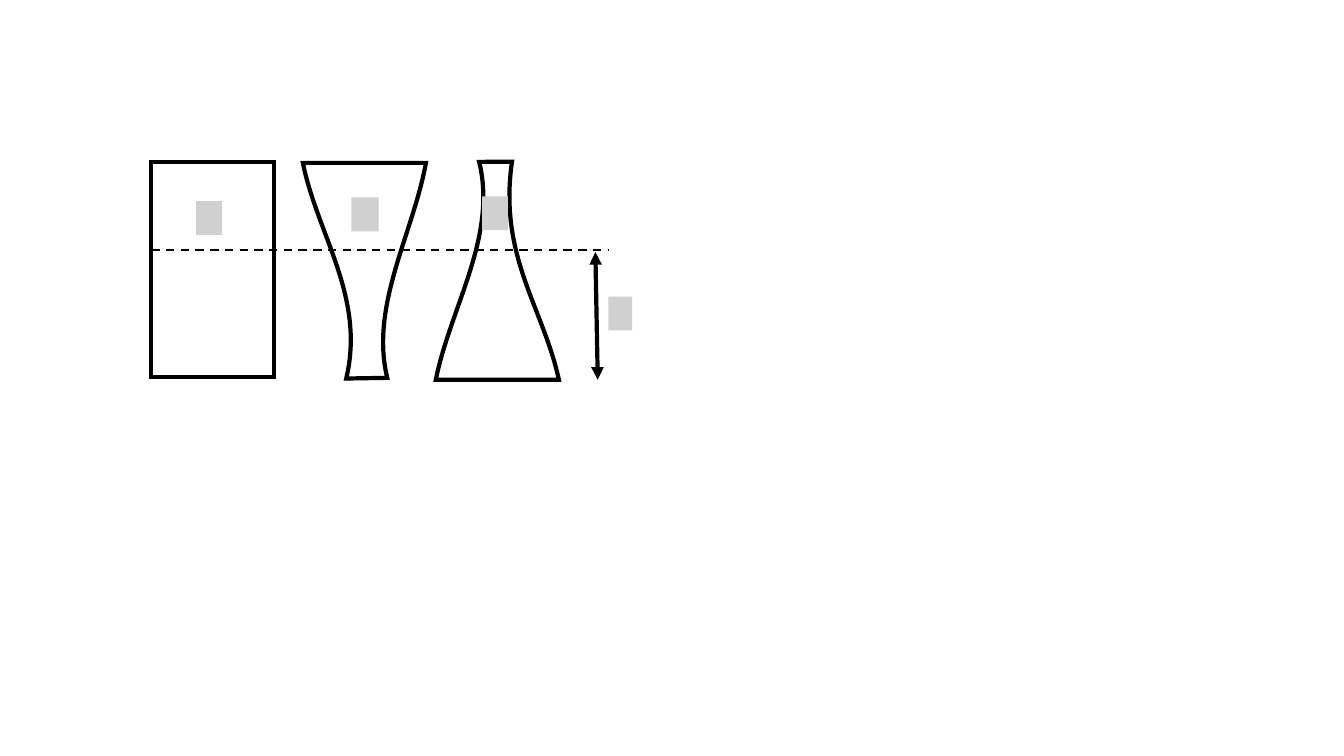
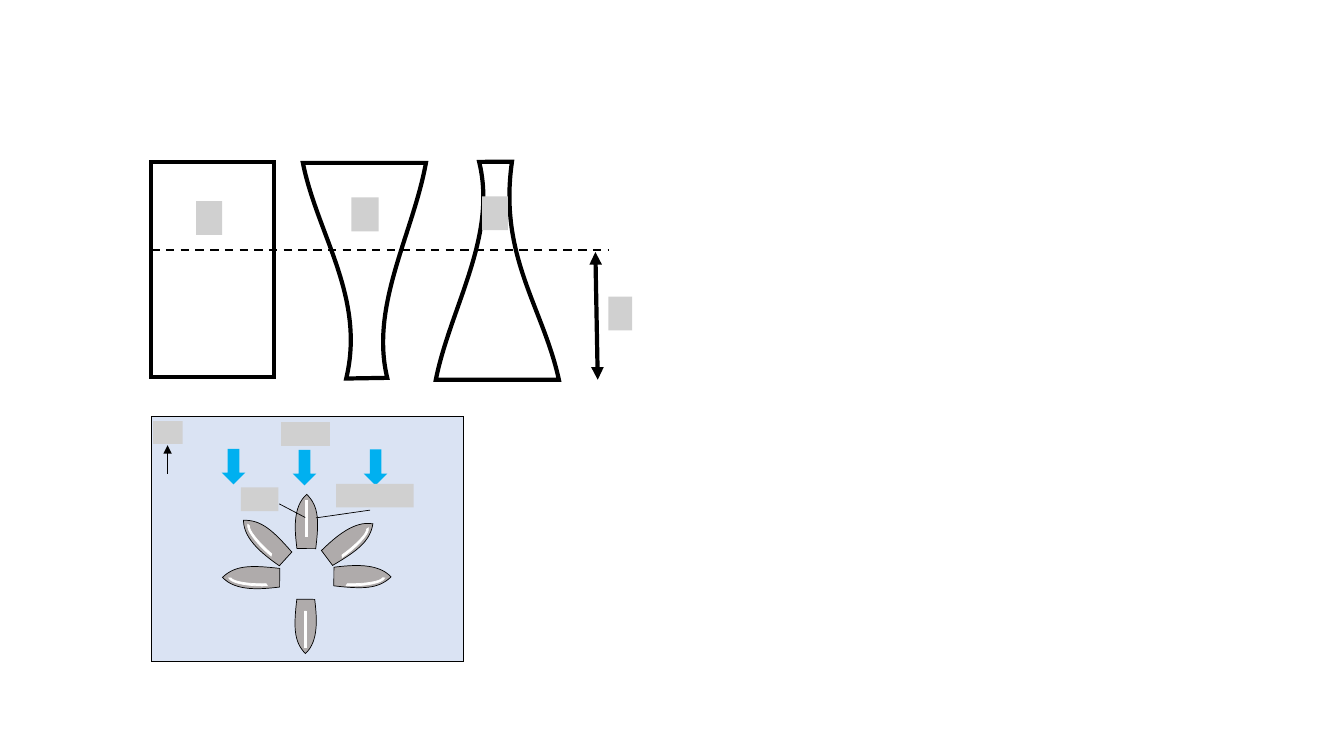
Before and after one commit to OSTP/PhysicsArtofModelling, a slide deck: slide 3 of tex/figures/FluidMechanics/Figures.pptx. Drawn at 1344x756 pixels with LibreOffice and Linux fonts; fonts in the diff are those of the drawing; grey boxes stand for pictures. Boxes give left, top, right and bottom in pixels: in the first picture for what was removed or moved away, otherwise in the second. Text is boxed around its words. In the diff, an @@ line names an element or a change of style, - is before the commit and + after.

```diff
--- a/tex/figures/FluidMechanics/Figures.pptx
+++ b/tex/figures/FluidMechanics/Figures.pptx
@@ group added at (x1=151, y1=416, x2=463, y2=661): 6 freeform shapes, 4 pictures, 4 arch (boxed as its full ring)s, 3 rectangles, 3 down arrows, 2 lines, 1 arrow @@
```
Also in this commit, not shown: 3 other slides changed, 2 slides added, 2 slides removed, 3 other files.
